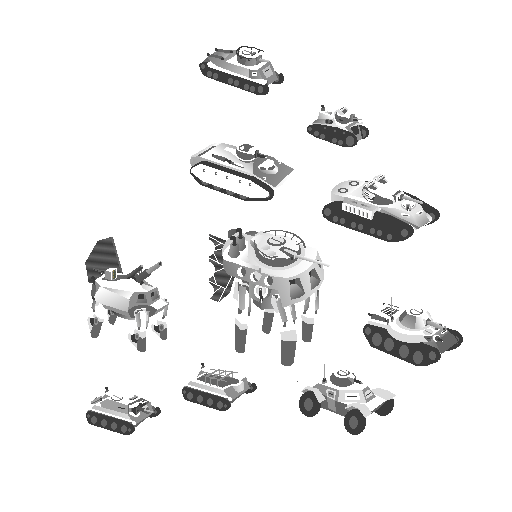
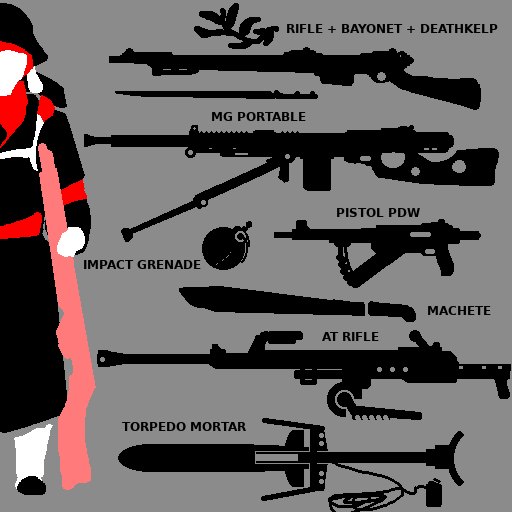
Two versions of the same layered image (w=512, h=512). Layer-by-layer changes:
renamed "Prominence Souyan" to "rifle", showed it, opacity 62% → 100%, moved it above "vehicles", painted on it over [0, 3, 511, 512]
hid "vehicles" over [85, 46, 463, 435]
showed "greycurtain" over [0, 0, 512, 512]
